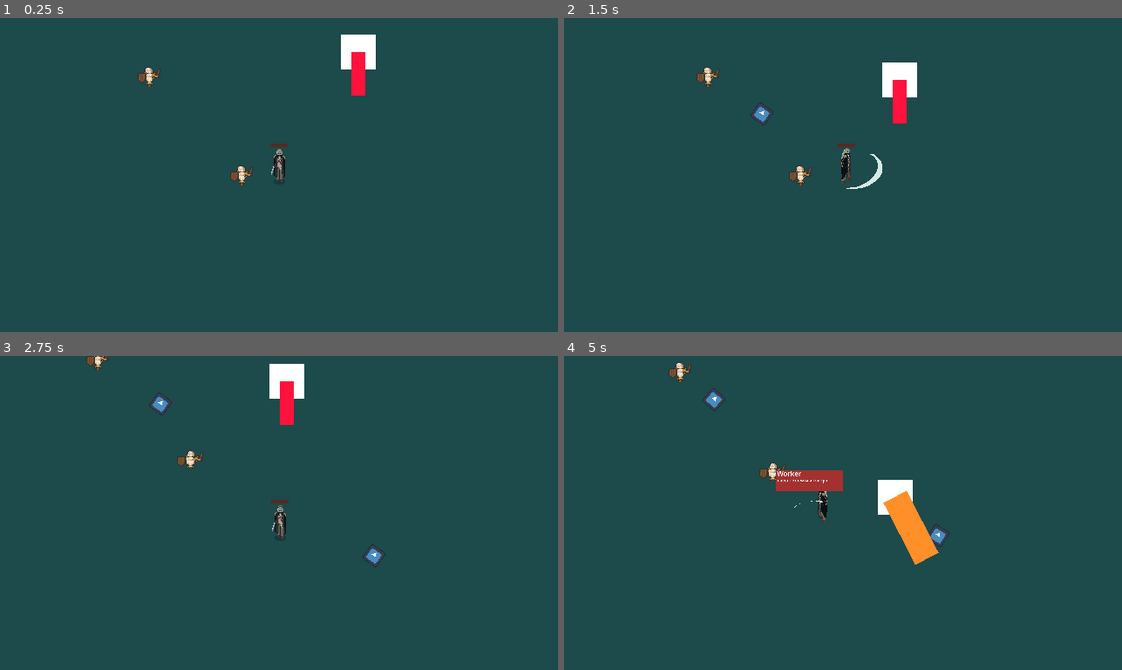
Above: before the commit, frames 1-4 (two rows, left to right).
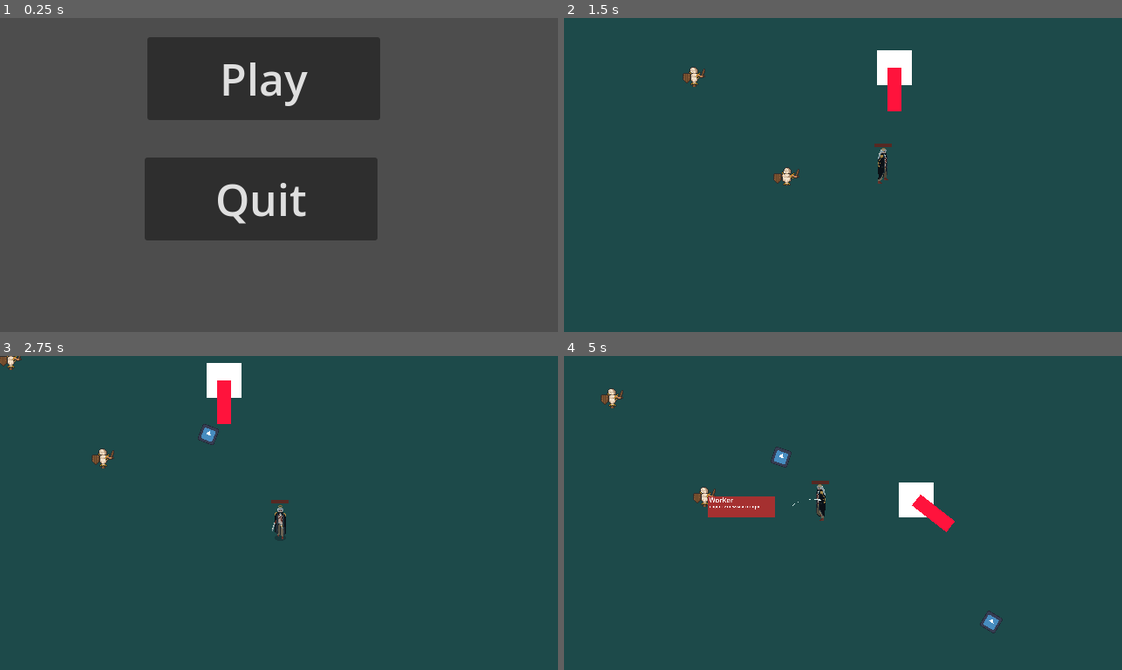
Above: after the commit, the same moments.

Repository: Cr1stal7/ProjectLoid
Game: Godot game, scene res://menu.tscn
Two runs of this game, one before a commit and one after it. Both use one fixed random seed, a clock stepped at 60 frames per second and the inputs below. Before the commit the project starts from res://node_2d.tscn. The engine's default icon, where the game draws it, is replaced by a stand-in: a white triangle on a blue panel in a dark square.
Inputs (mouse positions are in pixels of both pictures, inside the frame that each line leads up to):
- Up to frame 1 (0.25 s): no input
- Up to frame 2 (1.5 s): click (826, 77) at 0.5 s, where only the run after the commit has a clickable "Play"; tap Enter (ui_accept) at 1.25 s; move the mouse to (965, 159) at 1.27 s; hold D (right_walk) from 1.28 s (still down); click (965, 159) at 1.35 s
- Up to frame 3 (2.75 s): tap Enter (ui_accept) at 1.52, 2.27 s; move the mouse to (167, 528) at 2.02 s; release D (right_walk) at 2.03 s; hold S (down_walk) from 2.03 s (still down); tap Shift (Sprint) at 2.1 s
- Up to frame 4 (5 s): move the mouse to (898, 443) at 2.77 s; release S (down_walk) at 2.78 s; hold D (right_walk) 2.78-3.53 s; tap Z (chat) at 2.85 s; move the mouse to (815, 575) at 3.52 s; hold W (up_walk) 3.53-4.28 s; tap R (rewind) at 3.6 s; tap Enter (ui_accept) at 3.77, 4.52 s; move the mouse to (1010, 560) at 4.27 s; hold A (left_walk) from 4.28 s (still down); click (1010, 560) at 4.35 s

The runs differ from the first frame. In frame 1, 100% of the frame differs, in the area x 0-100%, y 0-100%; in frame 2, 2.0%; in frame 3, 2.8%; in frame 4, 4.9%.

Commit message:
Меню
Я сделал менюшку в начале игры. Оказалось роще чем я думал.

Diff:
--- /dev/null
+++ b/lloid-the-game/menu.gd
@@ -0,0 +1,8 @@
+extends Node2D
+
+func _on_quit_pressed() -> void:
+	get_tree().quit()
+
+
+func _on_play_pressed() -> void:
+	get_tree().change_scene_to_file("res://node_2d.tscn")
--- /dev/null
+++ b/lloid-the-game/menu.tscn
@@ -0,0 +1,25 @@
+[gd_scene format=3 uid="uid://qw71itavpnmv"]
+
+[ext_resource type="Script" uid="uid://dpbcbb8dxfaqo" path="res://menu.gd" id="1_lti8b"]
+
+[node name="Menu" type="Node2D" unique_id=1280101903]
+script = ExtResource("1_lti8b")
+
+[node name="Play" type="Button" parent="." unique_id=424660484]
+offset_left = 169.0
+offset_top = 22.0
+offset_right = 436.0
+offset_bottom = 117.0
+theme_override_font_sizes/font_size = 50
+text = "Play"
+
+[node name="Quit" type="Button" parent="." unique_id=609646498]
+offset_left = 166.0
+offset_top = 160.0
+offset_right = 433.0
+offset_bottom = 255.0
+theme_override_font_sizes/font_size = 50
+text = "Quit"
+
+[connection signal="pressed" from="Play" to="." method="_on_play_pressed"]
+[connection signal="pressed" from="Quit" to="." method="_on_quit_pressed"]
--- a/lloid-the-game/project.godot
+++ b/lloid-the-game/project.godot
@@ -15,7 +15,7 @@
 [application]
 
 config/name="Lloid The game"
-run/main_scene="uid://ut7bdcksxicd"
+run/main_scene="uid://qw71itavpnmv"
 config/features=PackedStringArray("4.6", "Forward Plus")
 config/icon="res://icon.svg"
 
Not shown, added: lloid-the-game/menu.gd.uid
